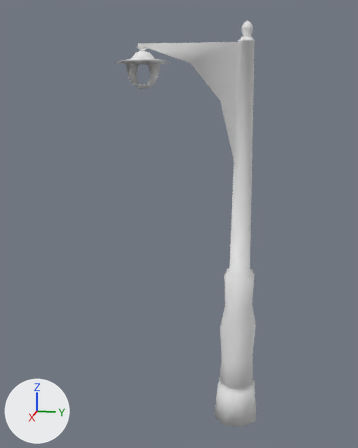
An edit to the Blender file Blender_Models/streetLamp.blend, drawn before and after from the same camera.
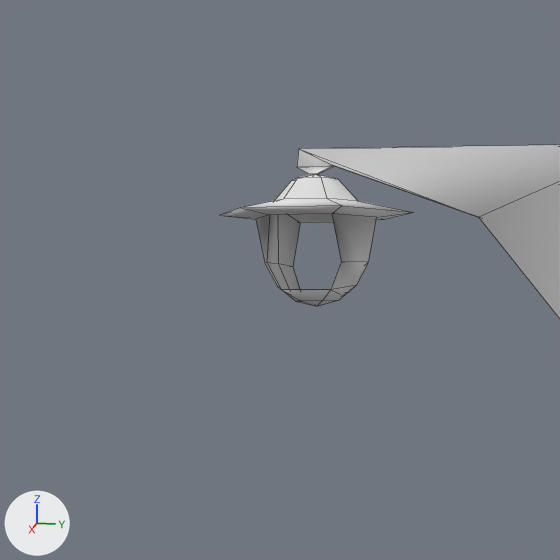
Each version is shown whole from a camera (50 mm lens) standing at (8.56, 0.61, 5.82) and looking at (0.01, -1.1, 3.68), then close up on the part from 14% to 60% of the width and 0% to 36% of the height. The lights are fixed; the arrows at lower left show +X, +Y and +Z. The close-ups show mesh edges as thin lines.

Objects in the first close-up: 'Streetlamp'.
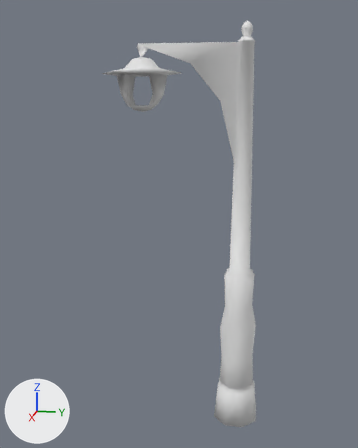
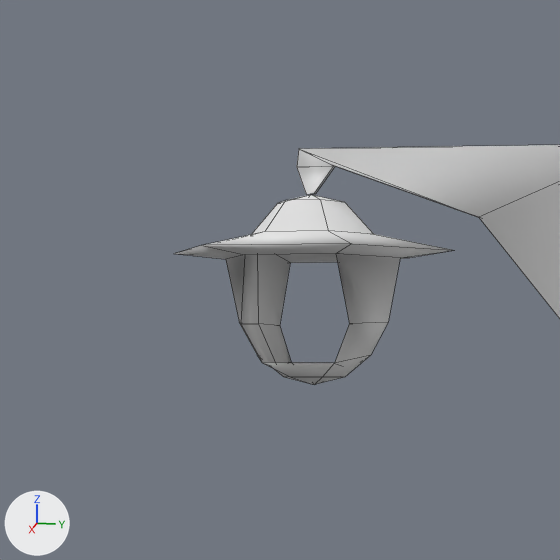
Commit message: streetlamp continued

Boxes (x1, y1, x2, y2) around the edits, measured in the close-ups (560 x 560 px; the box of a moved part takes in the faces that stretch with it):
'Streetlamp', reshaped
    before: (221, 145, 560, 319)
    after: (174, 145, 560, 385)
part 1 of me_cylinder, moved or reshaped
    before: (221, 174, 412, 306)
    after: (174, 195, 454, 385)
part 2 of me_cylinder, moved or reshaped
    before: (297, 166, 334, 174)
    after: (297, 166, 335, 194)

The change in detail:
me_cylinder has 217 vertices, 229 faces and spans x -0.39..0.47, y -2.21..0.41, z -0.04..7.08.
me_cylinder is used by ob_streetlamp; location (0.0, 0.0, 0.0).
Before the commit, vertices of me_cylinder: 161 (0.04, -1.74, 6.66) at pixel (309, 173), 162 (0.05, -1.7, 6.66) at pixel (318, 173), 163 (0.03, -1.7, 6.66) at pixel (319, 173), 164 (0.04, -1.74, 6.66) at pixel (309, 173), 165 (0.05, -1.7, 6.66) at pixel (318, 173).
Before the commit, vertices of me_cylinder: 166 (0.03, -1.7, 6.66) at pixel (319, 173).
me_cylinder part 1: the loose piece of 50 vertices spanning x -0.39..0.47, y -2.21..-1.22, z 6.03..6.65 is scaled about its middle by 1.45, then moved by (0.0, -0.02, -0.24).
Part 2, on me_cylinder:
Vertices 161 to 166 of me_cylinder move by (0.0, -0.02, -0.09).
